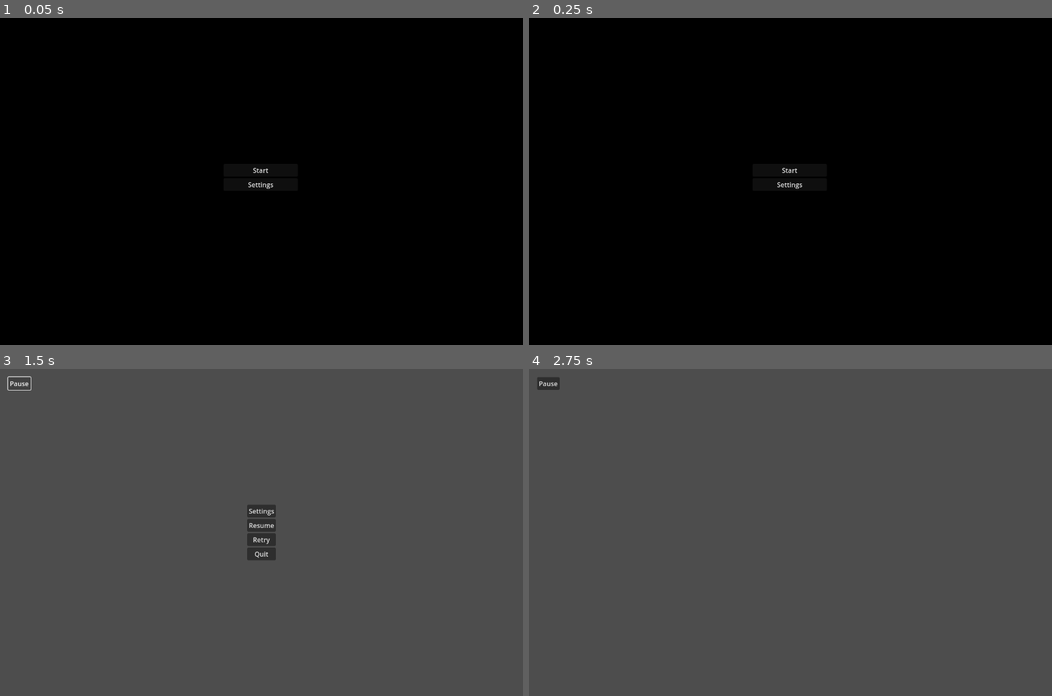
Above: before the commit, frames 1-4 (two rows, left to right).
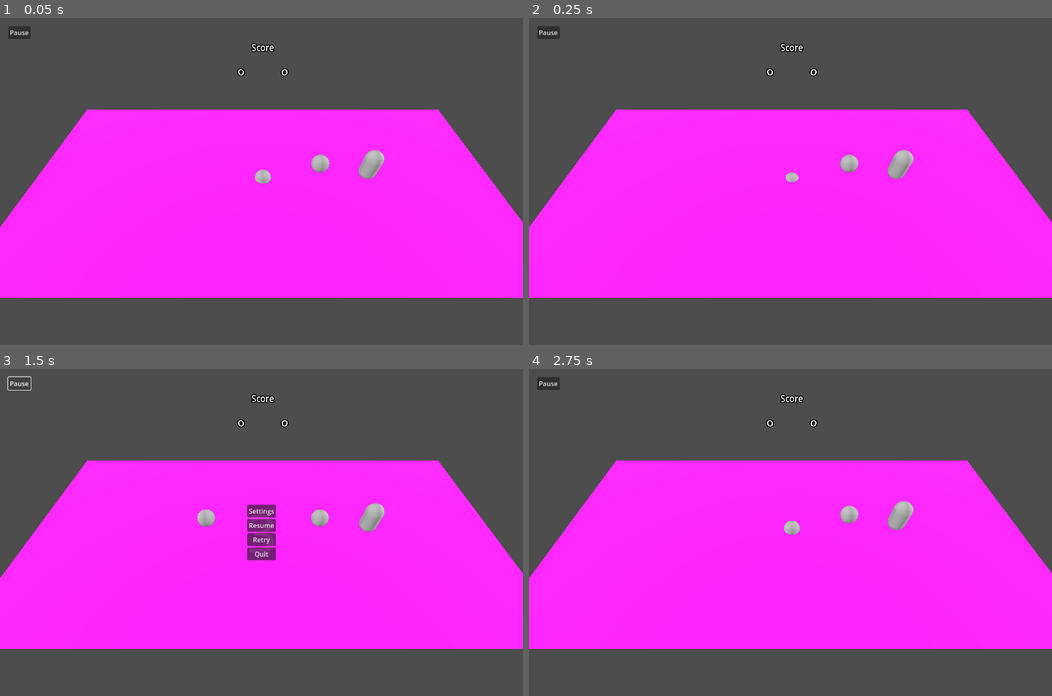
Above: after the commit, the same moments.

Repository: ShroomySquid/GlobalGameJam2025
Game: Godot game, scene res://Scenes/CoreScenes/Game/game.tscn
Same seed, same stepped clock (60 frames per second), same inputs: the game is played once before the commit and once after it. Before the commit the project starts from res://Scenes/CoreScenes/StartScreen/start_screen.tscn.
Inputs (mouse positions are in pixels of both pictures, inside the frame that each line leads up to):
- Up to frame 1 (0.05 s): no input
- Up to frame 2 (0.25 s): no input
- Up to frame 3 (1.5 s): click (261, 522) at 0.5 s, where only the run before the commit has a clickable "Start"; click "Pause" at 1.25 s
- Up to frame 4 (2.75 s): click "Retry" at 2 s

The runs differ from the first frame. In frame 1, 100% of the frame differs, in the area x 0-100%, y 0-100%; in frame 2, 100%; in frame 3, 52%; in frame 4, 52%.

Commit message:
fixed merge conflict

Diff:
--- /dev/null
+++ b/Scenes/Arrow/arrow_bubble.gd
@@ -0,0 +1,7 @@
+extends RigidBody3D
+
+func _ready():
+	pass # Replace with function body.
+
+func _process(_delta):
+	pass
--- /dev/null
+++ b/Scenes/Arrow/arrow_bubble.tscn
@@ -0,0 +1,16 @@
+[gd_scene load_steps=4 format=3 uid="uid://6l17ydketf4f"]
+
+[ext_resource type="Script" path="res://Scenes/Arrow/arrow_bubble.gd" id="1_jbcx3"]
+
+[sub_resource type="SphereShape3D" id="SphereShape3D_hea5e"]
+
+[sub_resource type="SphereMesh" id="SphereMesh_60sap"]
+
+[node name="ArrowBubble" type="RigidBody3D"]
+script = ExtResource("1_jbcx3")
+
+[node name="ArrowCollision" type="CollisionShape3D" parent="."]
+shape = SubResource("SphereShape3D_hea5e")
+
+[node name="MeshInstance3D" type="MeshInstance3D" parent="."]
+mesh = SubResource("SphereMesh_60sap")
--- /dev/null
+++ b/Scenes/Bubble/bubble.gd
@@ -0,0 +1,28 @@
+extends RigidBody3D
+
+var max_blow_str := 5
+@export var bubble_id : int
+
+func _on_dude_blow(player_pos : Vector3, player_id : int):
+	var blow_dir : Vector2
+	var blow_str : float
+	var blow_len : float
+	var angle_coord : Vector2
+
+	if player_id != bubble_id:
+		return
+	angle_coord = Vector2(player_pos.x - global_position.x, player_pos.z - global_position.z)
+	blow_len = pow(pow(angle_coord.x, 2) + pow(angle_coord.y, 2), 1.0/2.0)
+	blow_str = max_blow_str - blow_len
+	if blow_str > 0:
+		blow_dir = Vector2(angle_coord.x / blow_len, angle_coord.y / blow_len)
+		push_bubble(blow_dir, blow_str)
+
+func push_bubble(blow_dir : Vector2, blow_str : float):
+	while blow_str > 0:
+		global_position.x -= (blow_str / 100) * blow_dir.x
+		global_position.z -= (blow_str / 100) * blow_dir.y
+		#blow_str -= blow_str / 4
+		blow_str -= 0.5
+		if blow_str < 0.5:
+			blow_str = 0
--- /dev/null
+++ b/Scenes/Bubble/bubble.tscn
@@ -0,0 +1,23 @@
+[gd_scene load_steps=5 format=3 uid="uid://pgo07hl7oibs"]
+
+[ext_resource type="Script" path="res://Scenes/Bubble/bubble.gd" id="1_kob1u"]
+
+[sub_resource type="PhysicsMaterial" id="PhysicsMaterial_3qtfd"]
+
+[sub_resource type="SphereShape3D" id="SphereShape3D_irm2g"]
+
+[sub_resource type="SphereMesh" id="SphereMesh_sbnex"]
+
+[node name="Bubble" type="RigidBody3D"]
+collision_layer = 4
+collision_mask = 11
+axis_lock_linear_y = true
+axis_lock_angular_y = true
+physics_material_override = SubResource("PhysicsMaterial_3qtfd")
+script = ExtResource("1_kob1u")
+
+[node name="BubbleCollision" type="CollisionShape3D" parent="."]
+shape = SubResource("SphereShape3D_irm2g")
+
+[node name="BubbleMesh" type="MeshInstance3D" parent="."]
+mesh = SubResource("SphereMesh_sbnex")
--- a/Scenes/CoreScenes/Game/game.gd
+++ b/Scenes/CoreScenes/Game/game.gd
@@ -1,12 +1,26 @@
-extends Node2D
+extends Node3D
 
 @onready var is_paused := false
+
 @onready var menu = $CanvasLayer/MenuContainer
 @onready var settings = $CanvasLayer/Settings
+@onready var bubble1 = %Bubble1
+@onready var bubble2 = %Bubble2
+@onready var dude = %Dude
+@onready var p1_score_label = %P1Score
+@onready var p2_score_label = %P2Score
+@onready var info_label = %InfoLabel
+
+@onready var p1_score := 0
+@onready var p2_score := 0
 
 func _ready():
 	menu.hide()
 	settings.hide()
+	info_label.modulate.a = 0
+	await get_tree().create_timer(0.5).timeout
+	await reset_game()
+	info_label.message("Go!", 1.5)
 
 func _process(_delta):
 	if Input.is_action_just_pressed("esc"):
@@ -44,3 +58,22 @@
 
 func _on_retry_btn_pressed():
 	get_tree().change_scene_to_file("res://Scenes/CoreScenes/Game/game.tscn")
+
+func reset_game():
+	bubble1.position = Vector3(3.3, 1.0, 0)
+	bubble2.position = Vector3(-3.3, 1.0, 0)
+	dude.position = Vector3(6.3, 1.0, 0)
+	p1_score_label.text = str(p1_score)
+	p2_score_label.text = str(p2_score)
+	await info_label.start()
+	dude.process_mode = 0
+
+func _on_floor_bubble_exited_area(bubble_id : int):
+	dude.process_mode = 4
+	if bubble_id == 1:
+		p2_score += 1
+	else:
+		p1_score += 1
+	await info_label.message("Out!", 1.5)
+	await reset_game()
+	await info_label.message("Go!", 1.5)
--- a/Scenes/CoreScenes/Game/game.tscn
+++ b/Scenes/CoreScenes/Game/game.tscn
@@ -1,9 +1,20 @@
-[gd_scene load_steps=3 format=3 uid="uid://cubm8ayprtkdv"]
+[gd_scene load_steps=10 format=3 uid="uid://cubm8ayprtkdv"]
 
 [ext_resource type="Script" path="res://Scenes/CoreScenes/Game/game.gd" id="1_ntdck"]
 [ext_resource type="PackedScene" uid="uid://bwrhsav1b6hkf" path="res://Scenes/CoreScenes/Settings/settings.tscn" id="2_tpptn"]
+[ext_resource type="Script" path="res://Scenes/CoreScenes/Game/info_label.gd" id="3_ge7a4"]
+[ext_resource type="Script" path="res://Scenes/Dude/dude.gd" id="3_n4jml"]
+[ext_resource type="PackedScene" uid="uid://pgo07hl7oibs" path="res://Scenes/Bubble/bubble.tscn" id="4_eefs4"]
+[ext_resource type="PackedScene" uid="uid://b7cybsrtj67rb" path="res://Scenes/Floor/floor.tscn" id="4_m5sd4"]
+[ext_resource type="PackedScene" uid="uid://6l17ydketf4f" path="res://Scenes/Arrow/arrow_bubble.tscn" id="7_34n08"]
 
-[node name="Game" type="Node2D"]
+[sub_resource type="Environment" id="Environment_duak3"]
+background_mode = 2
+background_energy_multiplier = 16.0
+
+[sub_resource type="CapsuleMesh" id="CapsuleMesh_hs7sc"]
+
+[node name="Game" type="Node3D"]
 script = ExtResource("1_ntdck")
 
 [node name="CanvasLayer" type="CanvasLayer" parent="."]
@@ -55,9 +66,81 @@
 offset_right = -239.0
 offset_bottom = -105.0
 
+[node name="InfoLabel" type="Label" parent="CanvasLayer"]
+unique_name_in_owner = true
+anchors_preset = 8
+anchor_left = 0.5
+anchor_top = 0.5
+anchor_right = 0.5
+anchor_bottom = 0.5
+offset_left = -36.5
+offset_top = -87.5
+offset_right = 36.5
+offset_bottom = 87.5
+grow_horizontal = 2
+grow_vertical = 2
+size_flags_horizontal = 4
+theme_override_font_sizes/font_size = 128
+text = "3"
+script = ExtResource("3_ge7a4")
+
+[node name="Camera3D" type="Camera3D" parent="."]
+transform = Transform3D(1, 0, 0, 0, 0.605155, 0.796108, 0, -0.796108, 0.605155, -0.0870547, 11.2931, 8.88654)
+environment = SubResource("Environment_duak3")
+fov = 70.0
+
+[node name="Dude" type="MeshInstance3D" parent="."]
+unique_name_in_owner = true
+process_mode = 4
+transform = Transform3D(1, 0, 0, 0, 1, 0, 0, 0, 1, 6.20861, 1.16749, 0)
+mesh = SubResource("CapsuleMesh_hs7sc")
+script = ExtResource("3_n4jml")
+
+[node name="Floor" parent="." instance=ExtResource("4_m5sd4")]
+
+[node name="DirectionalLight3D" type="DirectionalLight3D" parent="."]
+transform = Transform3D(1, 0, 0, 0, 0.741215, 0.671268, 0, -0.671268, 0.741215, 0, 8.71587, 0)
+
+[node name="DirectionalLight3D2" type="DirectionalLight3D" parent="."]
+transform = Transform3D(1, 0, 0, 0, -0.649859, 0.760054, 0, -0.760054, -0.649859, 0, 8.71587, 0)
+
+[node name="DirectionalLight3D3" type="DirectionalLight3D" parent="."]
+transform = Transform3D(-0.0416141, 0, 0.999134, 0, 1, 0, -0.999134, 0, -0.0416141, 0, 8.71324, 0)
+
+[node name="DirectionalLight3D4" type="DirectionalLight3D" parent="."]
+transform = Transform3D(0.108954, 0, -0.994047, 0, 1, 0, 0.994047, 0, 0.108954, 0, 8.73129, 0)
+
+[node name="Bubble1" parent="." instance=ExtResource("4_eefs4")]
+unique_name_in_owner = true
+transform = Transform3D(1, 0, 0, 0, 1, 0, 0, 0, 1, 3.26304, 1.29913, 0)
+bubble_id = 1
+
+[node name="Bubble2" parent="." instance=ExtResource("4_eefs4")]
+unique_name_in_owner = true
+transform = Transform3D(1, 0, 0, 0, 1, 0, 0, 0, 1, 3.26304, 1.29913, 0)
+bubble_id = 2
+
+[node name="P1Score" type="Label3D" parent="."]
+unique_name_in_owner = true
+transform = Transform3D(5.34818, 0, 0, 0, 3.90564, 0, 0, 0, 1, -1.56582, 2.67892, -7.55133)
+text = "0"
+
+[node name="P2Score" type="Label3D" parent="."]
+unique_name_in_owner = true
+transform = Transform3D(5.34818, 0, 0, 0, 3.90564, 0, 0, 0, 1, 1.5752, 2.67892, -7.55133)
+text = "0"
+
+[node name="ScoreLabel" type="Label3D" parent="."]
+transform = Transform3D(3.56239, 0, 0, 0, 3.9527, 0, 0, 0, 0.999198, 0, 4.20922, -7.90994)
+text = "Score"
+
+[node name="ArrowBubble" parent="." instance=ExtResource("7_34n08")]
+
 [connection signal="pressed" from="CanvasLayer/PauseMargin/PauseBtn" to="." method="_on_pause_btn_pressed"]
 [connection signal="pressed" from="CanvasLayer/MenuContainer/SettingBtn" to="." method="_on_setting_btn_pressed"]
 [connection signal="pressed" from="CanvasLayer/MenuContainer/ResumeBtn" to="." method="_on_resume_btn_pressed"]
 [connection signal="pressed" from="CanvasLayer/MenuContainer/RetryBtn" to="." method="_on_retry_btn_pressed"]
 [connection signal="pressed" from="CanvasLayer/MenuContainer/QuitBtn" to="." method="_on_quit_btn_pressed"]
 [connection signal="exit_settings" from="CanvasLayer/Settings" to="." method="_on_settings_exit_settings"]
+[connection signal="Blow" from="Dude" to="Bubble1" method="_on_dude_blow"]
+[connection signal="bubble_exited_area" from="Floor" to="." method="_on_floor_bubble_exited_area"]
--- /dev/null
+++ b/Scenes/CoreScenes/Game/info_label.gd
@@ -0,0 +1,25 @@
+extends Label
+
+var min_scale = 0.3
+var duration = 0.5
+var transparency = 0
+
+func _ready():
+	#start()
+	pass # Replace with function body.
+
+func _process(_delta):
+	pass
+
+func message(new_msg : String, animation_dur : float):
+	modulate.a = 1
+	scale = Vector2(1, 1)
+	var tween = get_tree().create_tween()
+	text = new_msg
+	tween.tween_property(self, "modulate", Color(255, 255, 255, 0), animation_dur).set_trans(Tween.TRANS_QUAD)
+	await get_tree().create_timer(animation_dur + 0.1).timeout
+
+func start():
+	await message("3", 1.0)
+	await message("2", 1.0)
+	await message("1", 1.0)
--- a/Scenes/CoreScenes/StartScreen/start_screen.tscn
+++ b/Scenes/CoreScenes/StartScreen/start_screen.tscn
@@ -1,6 +1,6 @@
 [gd_scene load_steps=3 format=3 uid="uid://b1a0lfhx16sg2"]
 
-[ext_resource type="Script" path="res://Scenes/CoreScenes/start_screen.gd" id="1_dyk6e"]
+[ext_resource type="Script" path="res://Scenes/CoreScenes/StartScreen/start_screen.gd" id="1_dyk6e"]
 [ext_resource type="PackedScene" uid="uid://bwrhsav1b6hkf" path="res://Scenes/CoreScenes/Settings/settings.tscn" id="2_ulyj2"]
 
 [node name="StartScreen" type="Control"]
--- /dev/null
+++ b/Scenes/Dude/dude.gd
@@ -0,0 +1,21 @@
+extends MeshInstance3D
+
+signal Blow
+
+# Called when the node enters the scene tree for the first time.
+func _ready():
+	pass # Replace with function body.
+
+
+# Called every frame. 'delta' is the elapsed time since the previous frame.
+func _process(_delta):
+	if Input.is_action_pressed("left"):
+		global_position.x -= 0.1
+	if Input.is_action_pressed("right"):
+		global_position.x += 0.1
+	if Input.is_action_pressed("up"):
+		global_position.z -= 0.1
+	if Input.is_action_pressed("down"):
+		global_position.z += 0.1
+	if Input.is_action_pressed("LeftClick"):
+		Blow.emit(global_position, 1)
--- /dev/null
+++ b/Scenes/Floor/floor.gd
@@ -0,0 +1,10 @@
+extends MeshInstance3D
+
+signal bubble_exited_area
+
+func _on_area_3d_body_entered(body):
+	print(body, " has entered.")
+
+func _on_area_3d_body_exited(body):
+	bubble_exited_area.emit(body.bubble_id)
+	print(body, " has exited.")
--- /dev/null
+++ b/Scenes/Floor/floor.tscn
@@ -0,0 +1,29 @@
+[gd_scene load_steps=5 format=3 uid="uid://b7cybsrtj67rb"]
+
+[ext_resource type="Script" path="res://Scenes/Floor/floor.gd" id="1_6487y"]
+
+[sub_resource type="PlaneMesh" id="PlaneMesh_82ukx"]
+
+[sub_resource type="StandardMaterial3D" id="StandardMaterial3D_egqmj"]
+albedo_color = Color(1, 0, 1, 1)
+
+[sub_resource type="BoxShape3D" id="BoxShape3D_dw7m2"]
+size = Vector3(2, 5, 2)
+
+[node name="Floor" type="MeshInstance3D"]
+transform = Transform3D(13.8862, 0, 0, 0, 0.96701, 0, 0, 0, 6.77952, 0.00696945, 0.0302334, -0.0318356)
+mesh = SubResource("PlaneMesh_82ukx")
+surface_material_override/0 = SubResource("StandardMaterial3D_egqmj")
+script = ExtResource("1_6487y")
+
+[node name="Area3D" type="Area3D" parent="."]
+collision_mask = 4
+
+[node name="CollisionShape3D" type="CollisionShape3D" parent="Area3D"]
+transform = Transform3D(0.996054, 0, 0, 0, 0.996054, 0, 0, 0, 0.996054, 0, 2.49434, 0)
+shape = SubResource("BoxShape3D_dw7m2")
+
+[connection signal="area_entered" from="Area3D" to="." method="_on_area_3d_area_entered"]
+[connection signal="area_exited" from="Area3D" to="." method="_on_area_3d_area_exited"]
+[connection signal="body_entered" from="Area3D" to="." method="_on_area_3d_body_entered"]
+[connection signal="body_exited" from="Area3D" to="." method="_on_area_3d_body_exited"]
--- a/project.godot
+++ b/project.godot
@@ -11,7 +11,7 @@
 [application]
 
 config/name="Touche pas à ma bulle"
-run/main_scene="res://Scenes/CoreScenes/StartScreen/start_screen.tscn"
+run/main_scene="res://Scenes/CoreScenes/Game/game.tscn"
 config/features=PackedStringArray("4.3", "GL Compatibility")
 config/icon="res://icon.svg"
 
@@ -129,6 +129,13 @@
 ]
 }
 
+[layer_names]
+
+3d_physics/layer_1="Floor"
+3d_physics/layer_2="Player"
+3d_physics/layer_3="Bubble"
+3d_physics/layer_4="Arrow"
+
 [rendering]
 
 renderer/rendering_method="gl_compatibility"
Not shown, added: Export_BlenderTest01.glb.import
Not shown, added: Export_BlenderTest01.gltf.import
Not shown, added: Human_Rigged_01.fbx.import
Not shown, added: MixamoWalking_01.fbx.import
Not shown, added: Mixamo_Mesh_Tpose.fbx.import
Renamed: Scenes/CoreScenes/start_screen.gd -> Scenes/CoreScenes/StartScreen/start_screen.gd
